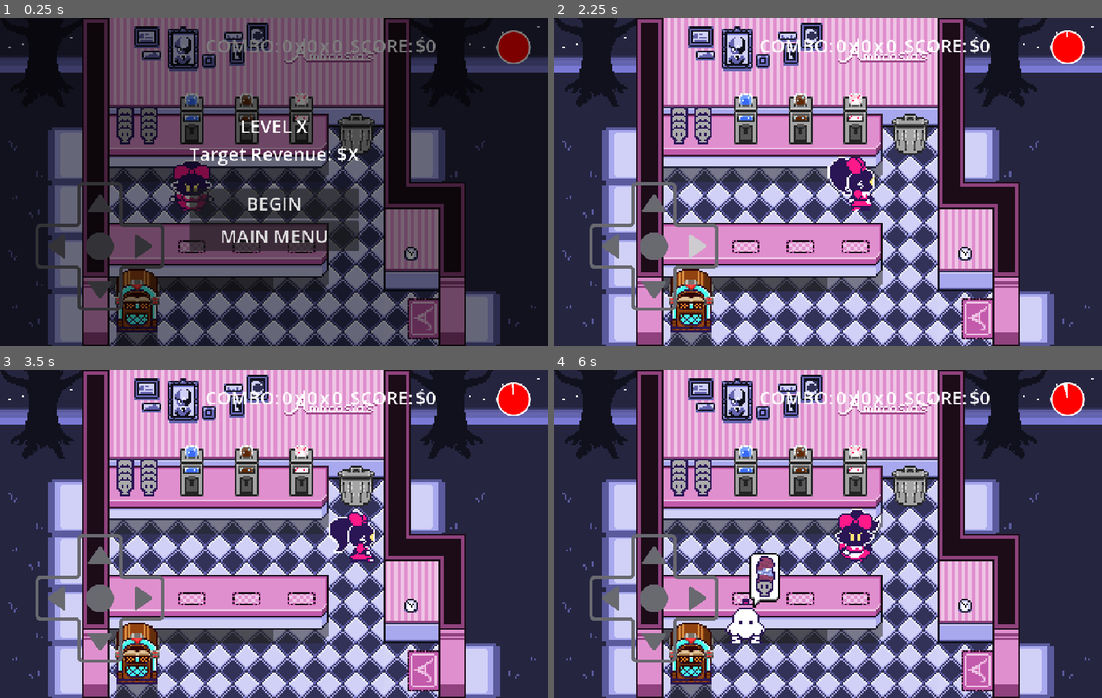
Above: before the commit, frames 1-4 (two rows, left to right).
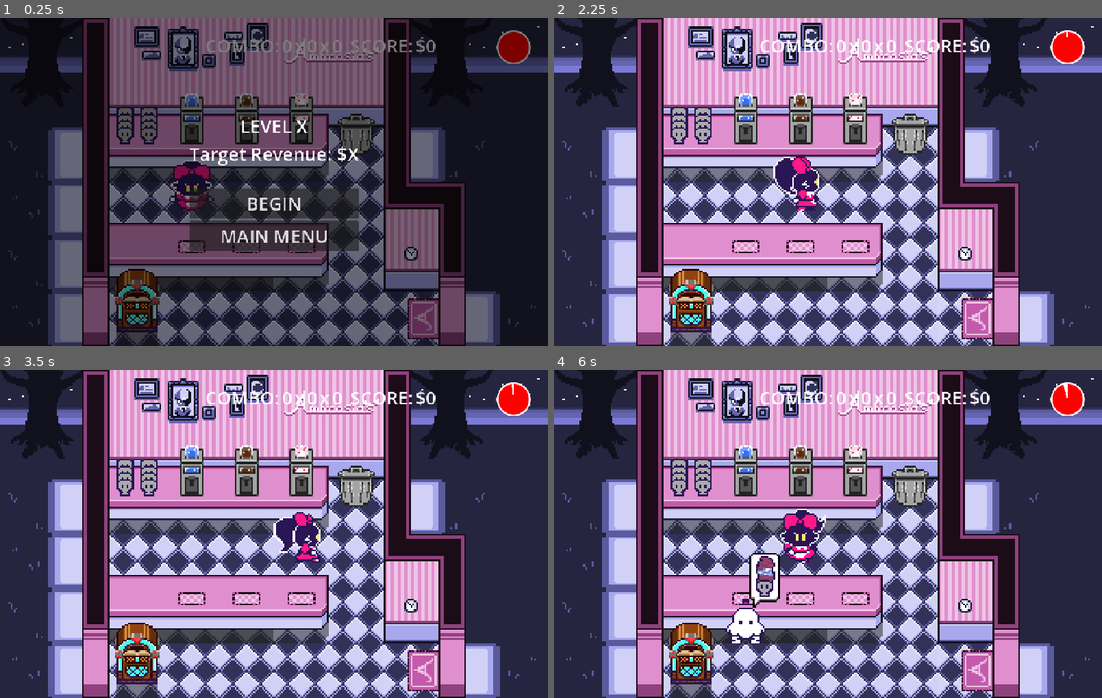
Above: after the commit, the same moments.

Repository: paperman5/godot-wild-95
Game: Godot game, scene res://map/levels/level_1.tscn
The game is run twice, just before and just after one commit, with the same random seed, the same clock (stepped at 60 frames per second) and the same inputs.
Inputs (mouse positions are in pixels of both pictures, inside the frame that each line leads up to):
- Up to frame 1 (0.25 s): no input
- Up to frame 2 (2.25 s): click "BEGIN" at 0.5 s; tap Enter at 1.25 s; move the mouse to (948, 165) at 1.27 s; hold D (move_right) 1.28-2 s; click (948, 165) at 1.42 s; tap Space at 2 s; drag from (718, 198) to (800, 247) at 2.02 s
- Up to frame 3 (3.5 s): tap Enter at 2.75 s; move the mouse to (328, 461) at 2.77 s; hold D (move_right) from 2.78 s (still down)
- Up to frame 4 (6 s): release D (move_right) at 3.5 s; tap Space at 3.5, 5 s; drag from (800, 599) to (663, 484) at 3.52 s; tap Enter at 4.25 s; move the mouse to (992, 583) at 4.27 s; hold A (move_left) 4.28-5 s; drag from (663, 484) to (745, 452) at 5.02 s; move the mouse to (855, 534) at 5.77 s; hold S (move_down) from 5.78 s (still down); click (855, 534) at 5.92 s

The runs differ from the first frame. In frame 1, 1.5% of the frame differs, in the area x 6-30%, y 50-90%; in frame 2, 3.4%; in frame 3, 3.4%; in frame 4, 3.5%, in the area x 6-60%, y 42-90%.

Commit message:
Fix level 3 cup dispenser

Diff:
--- a/game/game_ui.gd
+++ b/game/game_ui.gd
@@ -12,8 +12,8 @@
 	if OS.has_feature("web_android") or OS.has_feature("web_ios"):
 		dpad.show()
 	else:
-		dpad.show()
-		#dpad.hide()
+		#dpad.show()
+		dpad.hide()
 
 func set_money(value):
 	money_label.text = "$" + str(value)
--- a/map/levels/level_3.tscn
+++ b/map/levels/level_3.tscn
@@ -19,8 +19,9 @@
 
 [node name="FloorOverlay" type="TileMapLayer" parent="." index="1" unique_id=65226405]
 z_index = -20
-tile_map_data = PackedByteArray("AAD+//7/AgAAAAYAAAD8//z/AgAEAAQAAAD9//z/AgADAAUAAAD+//z/AgADAAQAABADAPz/AgADAAMAAAAEAPz/AgAEAAMAAAABAPz/AgAEAAQAAAACAPz/AgADAAQAAAAFAAAAAgAEAAUAAAA=")
+tile_map_data = PackedByteArray("AAD8//z/AgAEAAQAAAD9//z/AgADAAUAAAD+//z/AgADAAQAABADAPz/AgADAAMAAAAEAPz/AgAEAAMAAAABAPz/AgAEAAQAAAACAPz/AgADAAQAAAAFAAAAAgAEAAUAAAA=")
 tile_set = ExtResource("2_a4rac")
+collision_visibility_mode = 1
 
 [node name="Camera2D" parent="." index="7" unique_id=841717384]
 position = Vector2(-16, -32)
